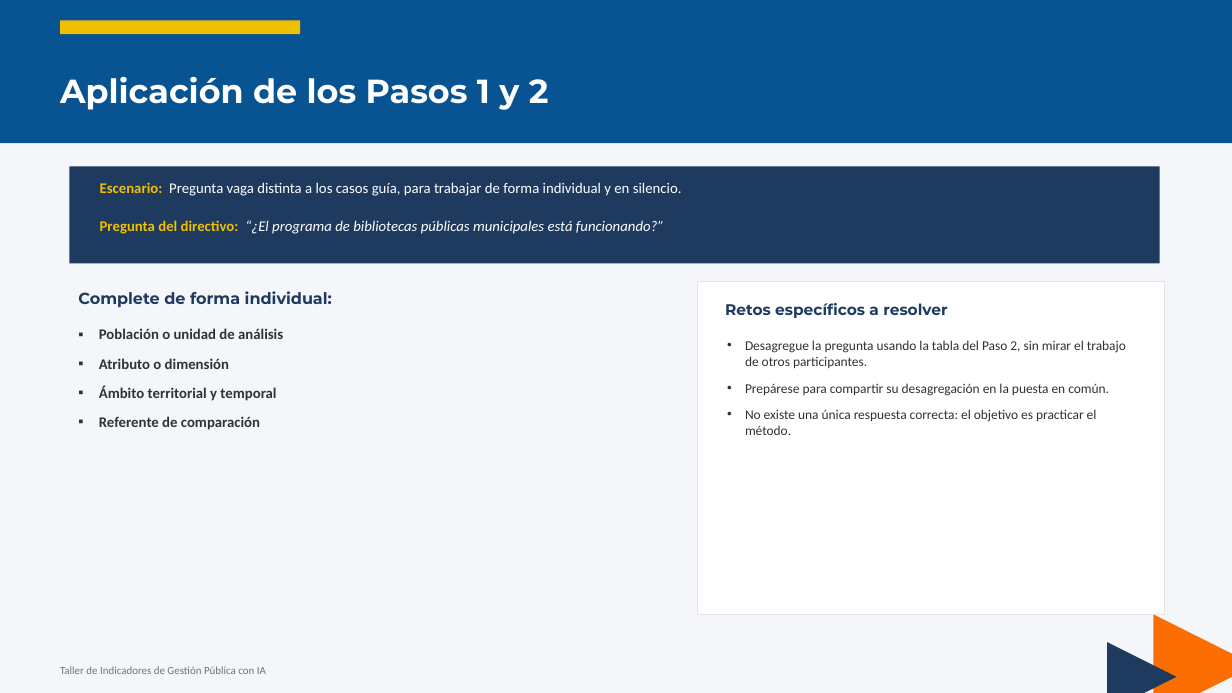
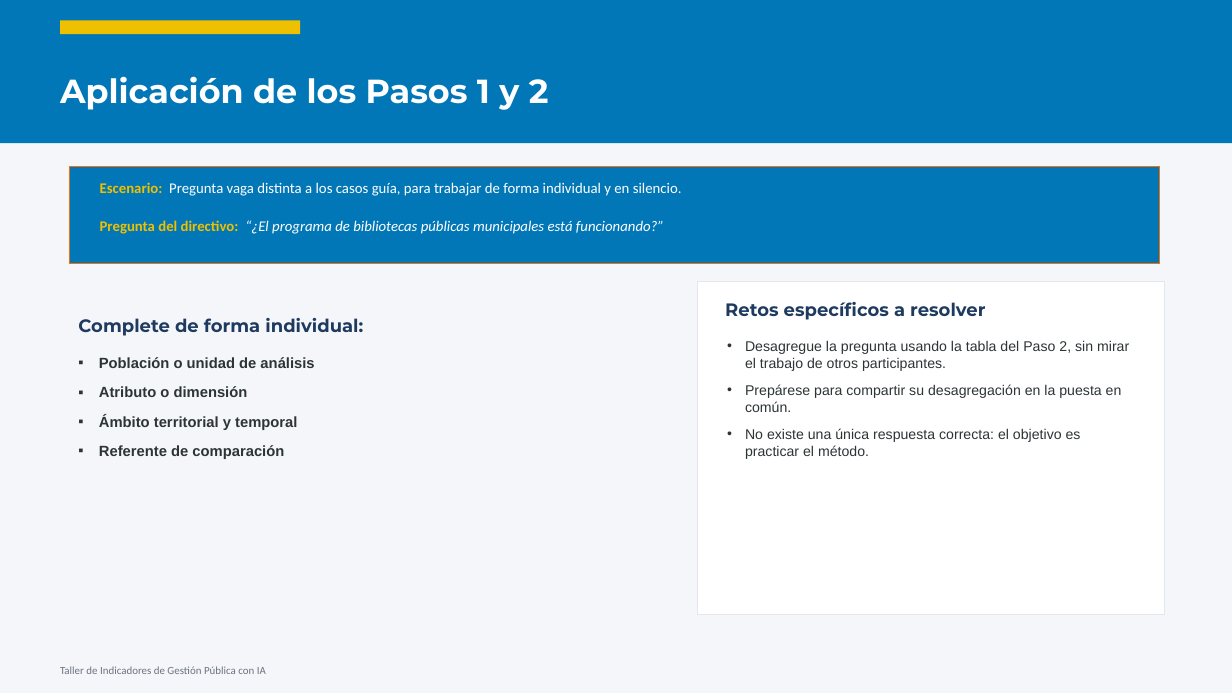
Before and after one commit to smezam-star/Management-Indicators, a slide deck: slide 18 of docs/Taller_Indicadores_Gestion_Publica_IA.pptx (slide 20 before the commit). Drawn at 1232x693 pixels with LibreOffice and Linux fonts; fonts in the diff are those of the drawing. Boxes give left, top, right and bottom in pixels: in the first picture for what was removed or moved away, otherwise in the second. Text is boxed around its words. In the diff, an @@ line names an element or a change of style, - is before the commit and + after.

```diff
--- a/docs/Taller_Indicadores_Gestion_Publica_IA.pptx
+++ b/docs/Taller_Indicadores_Gestion_Publica_IA.pptx
@@ rectangle at (0,0,1232,143): fill #085391 to #0277B7 @@
@@ rectangle at (69,166,1160,263): fill #1E3A5F to #0277B7; outline none to #FC6E01 0.75 pt @@
@@ text "Retos específicos a resolver" at (725,302,985,320): size 12 to 14 pt @@
@@ text "Complete de forma individual:": place and size @@
-text "Complete de forma individual:" at (78,291,332,307)
+text "Complete de forma individual:" at (78,318,363,336)
@@ text "Complete de forma individual:" at (78,318,363,336): size 12.5 to 14 pt @@
@@ text "Población o unidad de análisis": place and size @@
-text "Población o unidad de análisis" at (99,328,283,430)
+text "Población o unidad de análisis" at (99,357,314,459)
@@ text "Población o unidad de análisis" at (99,357,314,459): font Calibri to Arial @@
@@ text "Desagregue la pregunta usando la ..." at (745,340,1129,459): size 10.5 to 11 pt, font Calibri to Arial @@
@@ triangle removed at (1153,615,1232,693) @@
@@ triangle removed at (1107,642,1177,693) @@
```
Also in this commit, not shown: 44 other slides changed, 2 slides added, 6 slides removed, 8 other files.
